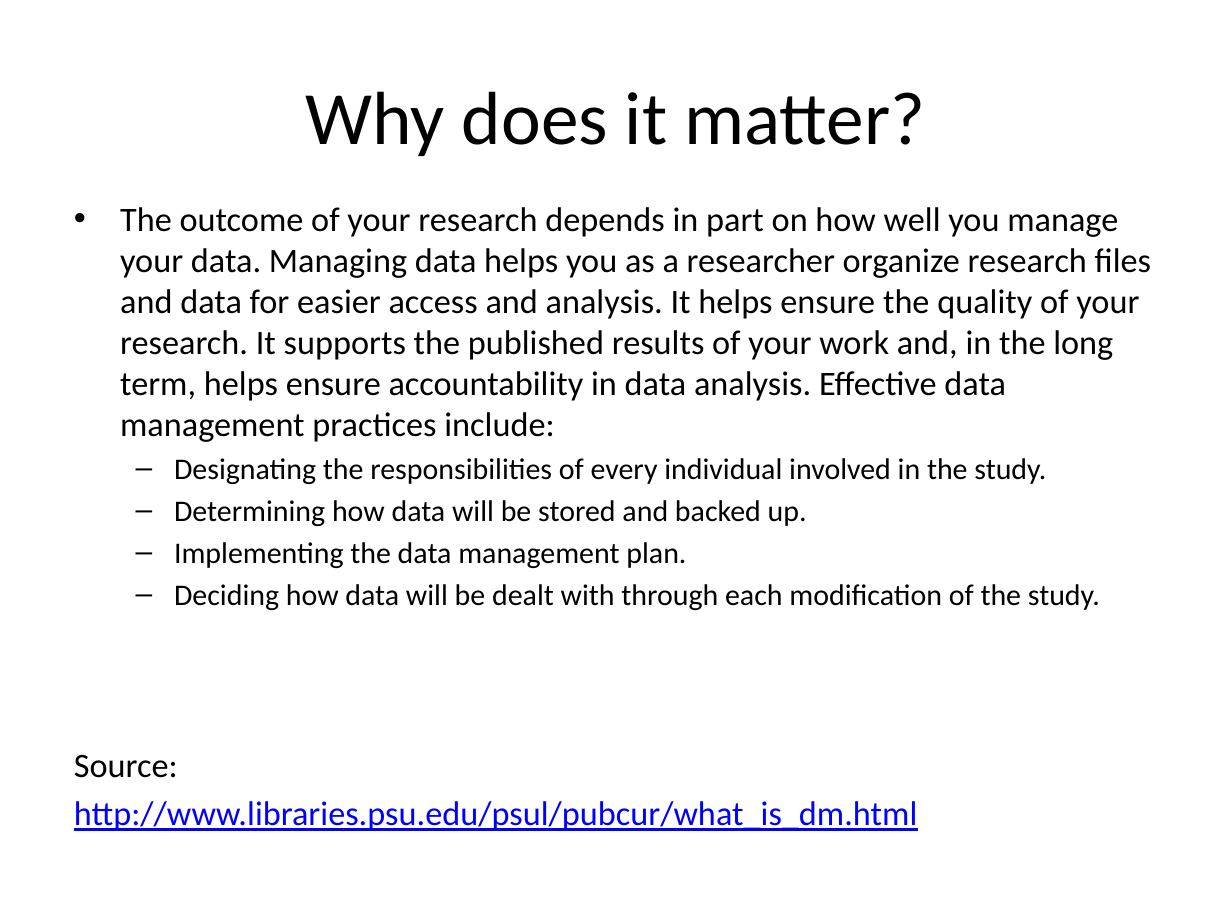
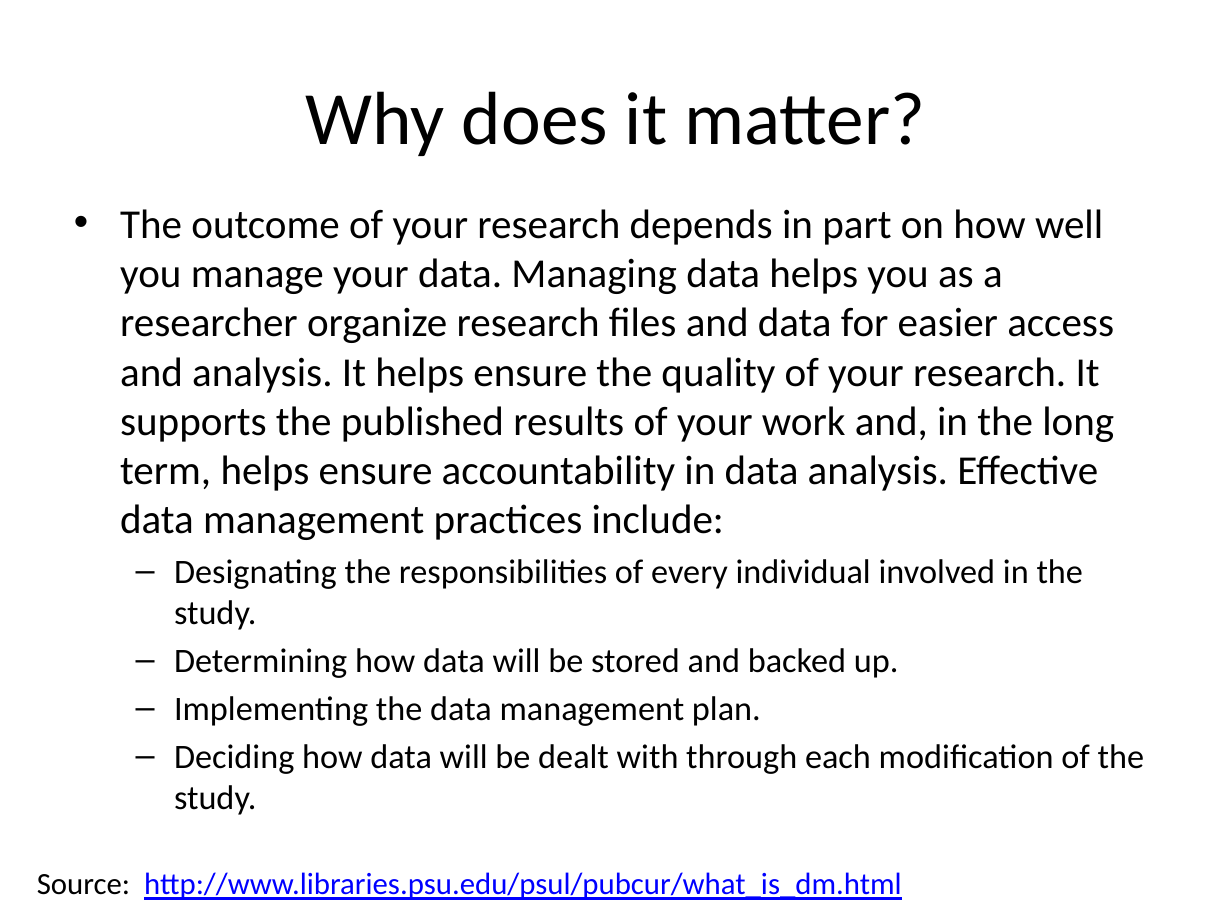
Before and after one commit to NCEAS/oss-2014, a slide deck: slide 12 of day-03/DataMgmnt_v0.pptx (slide 11 before the commit). Drawn at 1232x924 pixels with LibreOffice and Linux fonts; fonts in the diff are those of the drawing. Boxes give left, top, right and bottom in pixels: in the first picture for what was removed or moved away, otherwise in the second. Text is boxed around its words. In the diff, an @@ line names an element or a change of style, - is before the commit and + after.

Commit message:
Updates to existing files. Add DMP example
Update to ppt and added data management plan example.

```diff
--- a/day-03/DataMgmnt_v0.pptx
+++ b/day-03/DataMgmnt_v0.pptx
@@ text "The outcome of your research ..." at (x1=120, y1=209, x2=1145, y2=815): size 20 to 24 pt in "The outcome of your research depends in ..."; size 17.5 to 20 pt in "Designating the responsibilities of every individual involve ...", "Determining how data will be stored and ...", "Implementing the data management plan.", "Deciding how data will be dealt with ..." @@
@@ text at (x1=74, y1=754, x2=917, y2=831): paragraphs removed @@
-Source:
-http://www.libraries.psu.edu/psul/pubcur/what_is_dm.html
@@ text added at (x1=37, y1=872, x2=902, y2=900), 18 pt, text #0000FF, underline @@
+Source: http://www.libraries.psu.edu/psul/pubcur/what_is_dm.html
```
Also in this commit, not shown: 5 other slides changed, 1 slide added, 1 other file.
